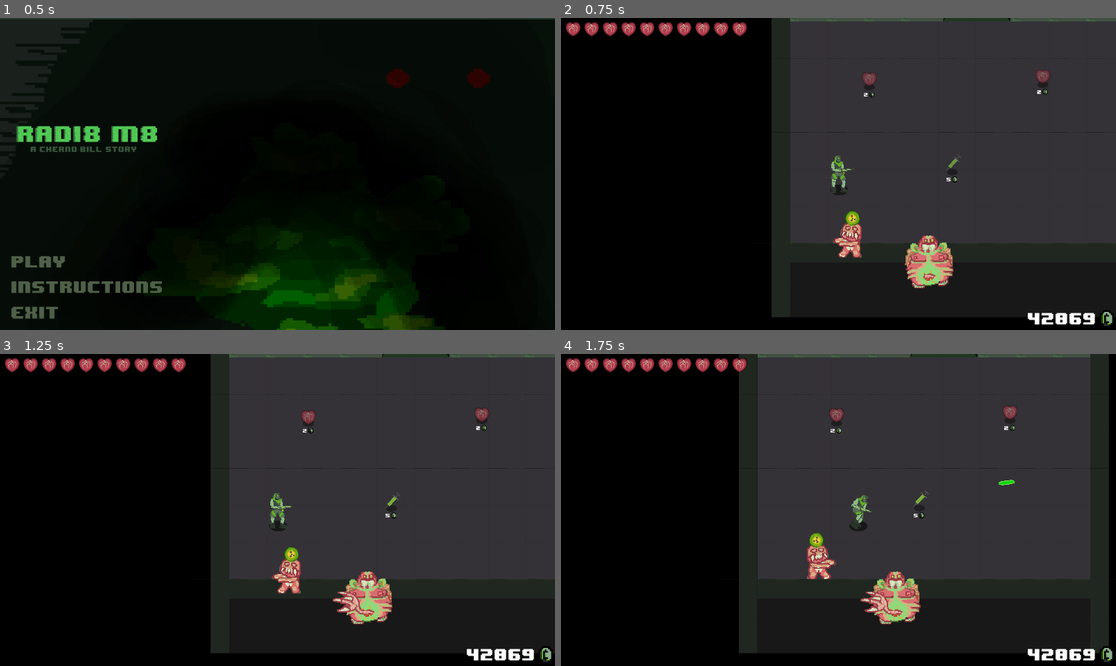
Above: before the commit, frames 1-4 (two rows, left to right).
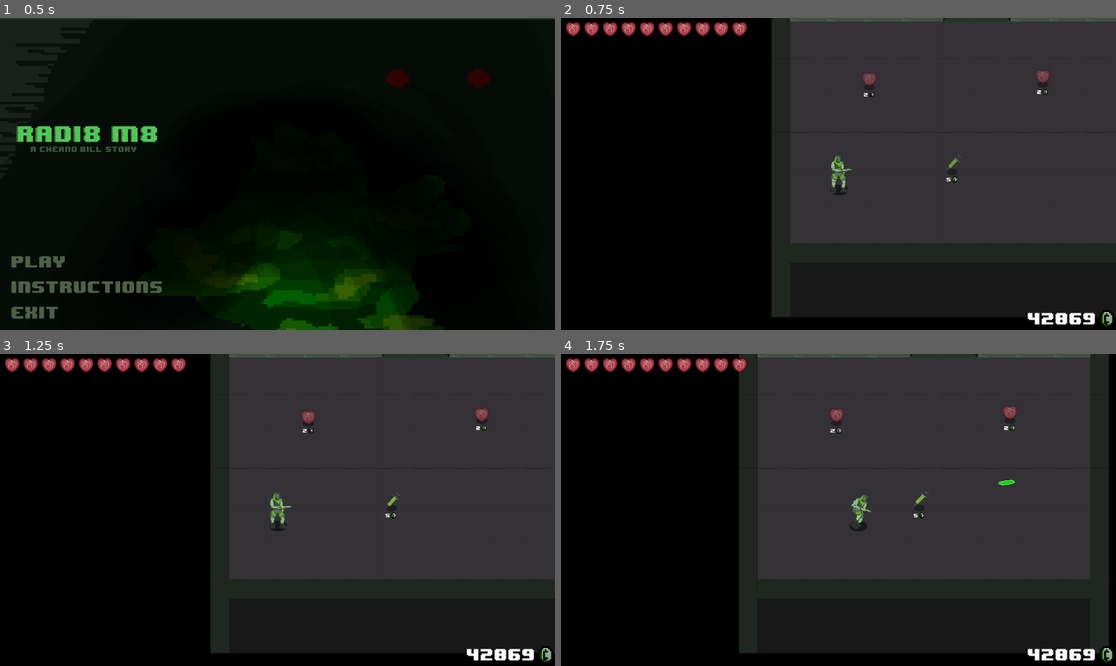
Above: after the commit, the same moments.

Repository: DevFTB/radi8-m8
Game: Godot game, scene res://Scenes/MainMenu.tscn
The game is run twice, just before and just after one commit, with the same random seed, the same clock (stepped at 60 frames per second) and the same inputs.
Inputs (mouse positions are in pixels of both pictures, inside the frame that each line leads up to):
- Up to frame 1 (0.5 s): no input
- Up to frame 2 (0.75 s): click (649, 261) at 0.5 s
- Up to frame 3 (1.25 s): no input
- Up to frame 4 (1.75 s): move the mouse to (960, 494) at 1.27 s; press the mouse at (960, 494) at 1.28 s; hold Right (ui_right) from 1.28 s (still down)

Frame 1 is identical in both runs. In frame 2, 1.6% of the frame differs, in the area x 48-71%, y 61-87%; in frame 3, 1.7%; in frame 4, 1.7%.

Commit message:
Fixed enemy interactions, added enemy flocking and dyanmic engagement radius

Diff:
--- a/game/Assets/enemy/FatMan.tscn
+++ b/game/Assets/enemy/FatMan.tscn
@@ -16,7 +16,9 @@
 
 [sub_resource type="CapsuleShape2D" id=2]
 
-[node name="FatMan" type="KinematicBody2D"]
+[node name="FatMan" type="KinematicBody2D" groups=[
+"Enemy",
+]]
 z_index = 127
 collision_layer = 32
 script = ExtResource( 6 )
--- a/game/Assets/enemy/LightEnemy.tscn
+++ b/game/Assets/enemy/LightEnemy.tscn
@@ -19,7 +19,9 @@
 radius = 35.7179
 height = 52.6489
 
-[node name="LightEnemy" type="KinematicBody2D"]
+[node name="LightEnemy" type="KinematicBody2D" groups=[
+"Enemy",
+]]
 position = Vector2( 498.187, 350.604 )
 z_index = 127
 collision_layer = 32
@@ -36,21 +38,21 @@
 
 [node name="Mutations" type="Node2D" parent="."]
 
-[node name="Detonation Mutation" parent="Mutations" instance=ExtResource( 5 )]
-position = Vector2( 6.00677, -71.0803 )
+[node name="ClawMutation" parent="Mutations" instance=ExtResource( 2 )]
+position = Vector2( -79.514, -28.2592 )
+scale = Vector2( 2, 2 )
 
 [node name="Gatling Mutation" parent="Mutations" instance=ExtResource( 1 )]
 position = Vector2( 13.6579, -53.2852 )
 scale = Vector2( 2, 2 )
 z_index = -1
 
-[node name="ClawMutation" parent="Mutations" instance=ExtResource( 2 )]
-position = Vector2( -79.514, -28.2592 )
-scale = Vector2( 2, 2 )
-
 [node name="RocketMutation" parent="Mutations" instance=ExtResource( 3 )]
 position = Vector2( -1.08453, 14.4461 )
 scale = Vector2( 3, 3 )
+
+[node name="Detonation Mutation" parent="Mutations" instance=ExtResource( 5 )]
+position = Vector2( 6.00677, -71.0803 )
 
 [node name="CollisionShape2D" type="CollisionShape2D" parent="."]
 position = Vector2( -3.25598, 36.7954 )
--- a/game/Assets/enemy/Sktiterbug.tscn
+++ b/game/Assets/enemy/Sktiterbug.tscn
@@ -17,7 +17,9 @@
 [sub_resource type="CapsuleShape2D" id=2]
 radius = 65.0602
 
-[node name="Skitterbug" type="KinematicBody2D"]
+[node name="Skitterbug" type="KinematicBody2D" groups=[
+"Enemy",
+]]
 z_index = 127
 collision_layer = 32
 script = ExtResource( 6 )
--- a/game/Assets/enemy/mutations/claw/ClawMutation.tscn
+++ b/game/Assets/enemy/mutations/claw/ClawMutation.tscn
@@ -4,38 +4,6 @@
 [ext_resource path="res://scripts/Enemy/ClawMutation.gd" type="Script" id=2]
 [ext_resource path="res://Assets/enemy/mutations/claw/claw swipe anim.png" type="Texture" id=3]
 [ext_resource path="res://Scripts/Hitbox.gd" type="Script" id=4]
-
-[sub_resource type="AtlasTexture" id=8]
-atlas = ExtResource( 3 )
-region = Rect2( 0, 0, 96, 41 )
-
-[sub_resource type="AtlasTexture" id=9]
-atlas = ExtResource( 3 )
-region = Rect2( 96, 0, 96, 41 )
-
-[sub_resource type="AtlasTexture" id=10]
-atlas = ExtResource( 3 )
-region = Rect2( 192, 0, 96, 41 )
-
-[sub_resource type="AtlasTexture" id=11]
-atlas = ExtResource( 3 )
-region = Rect2( 288, 0, 96, 41 )
-
-[sub_resource type="AtlasTexture" id=12]
-atlas = ExtResource( 3 )
-region = Rect2( 384, 0, 96, 41 )
-
-[sub_resource type="AtlasTexture" id=13]
-atlas = ExtResource( 3 )
-region = Rect2( 480, 0, 96, 41 )
-
-[sub_resource type="AtlasTexture" id=14]
-atlas = ExtResource( 3 )
-region = Rect2( 576, 0, 96, 41 )
-
-[sub_resource type="AtlasTexture" id=15]
-atlas = ExtResource( 3 )
-region = Rect2( 672, 0, 96, 41 )
 
 [sub_resource type="AtlasTexture" id=1]
 atlas = ExtResource( 1 )
@@ -61,16 +29,48 @@
 atlas = ExtResource( 1 )
 region = Rect2( 0, 0, 96, 41 )
 
-[sub_resource type="SpriteFrames" id=7]
+[sub_resource type="AtlasTexture" id=7]
+atlas = ExtResource( 3 )
+region = Rect2( 0, 0, 96, 41 )
+
+[sub_resource type="AtlasTexture" id=8]
+atlas = ExtResource( 3 )
+region = Rect2( 96, 0, 96, 41 )
+
+[sub_resource type="AtlasTexture" id=9]
+atlas = ExtResource( 3 )
+region = Rect2( 192, 0, 96, 41 )
+
+[sub_resource type="AtlasTexture" id=10]
+atlas = ExtResource( 3 )
+region = Rect2( 288, 0, 96, 41 )
+
+[sub_resource type="AtlasTexture" id=11]
+atlas = ExtResource( 3 )
+region = Rect2( 384, 0, 96, 41 )
+
+[sub_resource type="AtlasTexture" id=12]
+atlas = ExtResource( 3 )
+region = Rect2( 480, 0, 96, 41 )
+
+[sub_resource type="AtlasTexture" id=13]
+atlas = ExtResource( 3 )
+region = Rect2( 576, 0, 96, 41 )
+
+[sub_resource type="AtlasTexture" id=14]
+atlas = ExtResource( 3 )
+region = Rect2( 672, 0, 96, 41 )
+
+[sub_resource type="SpriteFrames" id=15]
 animations = [ {
-"frames": [ SubResource( 8 ), SubResource( 9 ), SubResource( 10 ), SubResource( 11 ), SubResource( 12 ), SubResource( 13 ), SubResource( 14 ), SubResource( 15 ) ],
-"loop": false,
-"name": "attack",
-"speed": 10.0
-}, {
 "frames": [ SubResource( 1 ), SubResource( 2 ), SubResource( 3 ), SubResource( 4 ), SubResource( 5 ), SubResource( 6 ) ],
 "loop": false,
 "name": "equip",
+"speed": 10.0
+}, {
+"frames": [ SubResource( 7 ), SubResource( 8 ), SubResource( 9 ), SubResource( 10 ), SubResource( 11 ), SubResource( 12 ), SubResource( 13 ), SubResource( 14 ) ],
+"loop": false,
+"name": "attack",
 "speed": 10.0
 } ]
 
@@ -83,13 +83,13 @@
 script = ExtResource( 2 )
 
 [node name="AnimatedSprite" type="AnimatedSprite" parent="."]
-frames = SubResource( 7 )
+frames = SubResource( 15 )
 animation = "attack"
 frame = 7
 playing = true
 
 [node name="Hitbox" type="Area2D" parent="."]
-collision_layer = 4
+collision_layer = 2
 collision_mask = 16
 script = ExtResource( 4 )
 damage = 2.0
--- a/game/Assets/enemy/mutations/detonation/DetonationMutation.gd
+++ b/game/Assets/enemy/mutations/detonation/DetonationMutation.gd
@@ -15,13 +15,15 @@
 	LEFT,
 	RIGHT
 }
+
+func equip():
+	$AnimatedSprite.play("equip")
+	$Area2D/CollisionShape2D.shape.radius = detonationRange
+
+
 # Called when the node enters the scene tree for the first time.
 func _ready():
-	print("equip nukes")
-	$AnimatedSprite.play("equip")
-
-	$Area2D/CollisionShape2D.shape.radius = detonationRange
-	pass # Replace with function body.
+	pass
 
 func _process(delta):
 	if(detonating):
--- a/game/Assets/enemy/mutations/detonation/detonation mutation.tscn
+++ b/game/Assets/enemy/mutations/detonation/detonation mutation.tscn
@@ -12,54 +12,54 @@
 [sub_resource type="AtlasTexture" id=2]
 flags = 4
 atlas = ExtResource( 2 )
-region = Rect2( 0, 0, 64, 64 )
+region = Rect2( 64, 0, 64, 64 )
 
 [sub_resource type="AtlasTexture" id=3]
 flags = 4
 atlas = ExtResource( 2 )
-region = Rect2( 64, 0, 64, 64 )
+region = Rect2( 128, 0, 64, 64 )
 
 [sub_resource type="AtlasTexture" id=4]
 flags = 4
 atlas = ExtResource( 2 )
-region = Rect2( 128, 0, 64, 64 )
+region = Rect2( 192, 0, 64, 64 )
 
 [sub_resource type="AtlasTexture" id=5]
 flags = 4
 atlas = ExtResource( 2 )
-region = Rect2( 192, 0, 64, 64 )
+region = Rect2( 256, 0, 64, 64 )
 
 [sub_resource type="AtlasTexture" id=6]
 flags = 4
 atlas = ExtResource( 2 )
-region = Rect2( 256, 0, 64, 64 )
+region = Rect2( 320, 0, 64, 64 )
 
 [sub_resource type="AtlasTexture" id=7]
 flags = 4
 atlas = ExtResource( 2 )
-region = Rect2( 320, 0, 64, 64 )
+region = Rect2( 384, 0, 64, 64 )
 
 [sub_resource type="AtlasTexture" id=8]
 flags = 4
 atlas = ExtResource( 2 )
-region = Rect2( 384, 0, 64, 64 )
+region = Rect2( 448, 0, 64, 64 )
 
 [sub_resource type="AtlasTexture" id=9]
 flags = 4
 atlas = ExtResource( 2 )
-region = Rect2( 448, 0, 64, 64 )
+region = Rect2( 0, 0, 64, 64 )
 
 [sub_resource type="SpriteFrames" id=10]
 animations = [ {
-"frames": [ SubResource( 1 ) ],
+"frames": [ SubResource( 1 ), SubResource( 2 ), SubResource( 3 ), SubResource( 4 ), SubResource( 5 ), SubResource( 6 ), SubResource( 7 ), SubResource( 8 ) ],
+"loop": true,
+"name": "detonate",
+"speed": 7.0
+}, {
+"frames": [ SubResource( 9 ) ],
 "loop": false,
 "name": "equip",
 "speed": 5.0
-}, {
-"frames": [ SubResource( 2 ), SubResource( 3 ), SubResource( 4 ), SubResource( 5 ), SubResource( 6 ), SubResource( 7 ), SubResource( 8 ), SubResource( 9 ) ],
-"loop": true,
-"name": "detonate",
-"speed": 7.0
 } ]
 
 [sub_resource type="CircleShape2D" id=11]
--- a/game/Assets/enemy/mutations/gatling/Gatling Mutation.tscn
+++ b/game/Assets/enemy/mutations/gatling/Gatling Mutation.tscn
@@ -4,31 +4,6 @@
 [ext_resource path="res://Scripts/Enemy/GatlingMutation.gd" type="Script" id=2]
 [ext_resource path="res://Assets/enemy/mutations/gatling/gatling anim.png" type="Texture" id=3]
 [ext_resource path="res://Scenes/EnemyBullet.tscn" type="PackedScene" id=4]
-
-[sub_resource type="AtlasTexture" id=8]
-flags = 4
-atlas = ExtResource( 1 )
-region = Rect2( 0, 0, 96, 64 )
-
-[sub_resource type="AtlasTexture" id=9]
-flags = 4
-atlas = ExtResource( 1 )
-region = Rect2( 96, 0, 96, 64 )
-
-[sub_resource type="AtlasTexture" id=10]
-flags = 4
-atlas = ExtResource( 1 )
-region = Rect2( 192, 0, 96, 64 )
-
-[sub_resource type="AtlasTexture" id=11]
-flags = 4
-atlas = ExtResource( 1 )
-region = Rect2( 288, 0, 96, 64 )
-
-[sub_resource type="AtlasTexture" id=12]
-flags = 4
-atlas = ExtResource( 1 )
-region = Rect2( 384, 0, 96, 64 )
 
 [sub_resource type="AtlasTexture" id=1]
 atlas = ExtResource( 3 )
@@ -54,17 +29,42 @@
 atlas = ExtResource( 3 )
 region = Rect2( 475, 0, 95, 48 )
 
-[sub_resource type="SpriteFrames" id=7]
+[sub_resource type="AtlasTexture" id=7]
+flags = 4
+atlas = ExtResource( 1 )
+region = Rect2( 0, 0, 96, 64 )
+
+[sub_resource type="AtlasTexture" id=8]
+flags = 4
+atlas = ExtResource( 1 )
+region = Rect2( 96, 0, 96, 64 )
+
+[sub_resource type="AtlasTexture" id=9]
+flags = 4
+atlas = ExtResource( 1 )
+region = Rect2( 192, 0, 96, 64 )
+
+[sub_resource type="AtlasTexture" id=10]
+flags = 4
+atlas = ExtResource( 1 )
+region = Rect2( 288, 0, 96, 64 )
+
+[sub_resource type="AtlasTexture" id=11]
+flags = 4
+atlas = ExtResource( 1 )
+region = Rect2( 384, 0, 96, 64 )
+
+[sub_resource type="SpriteFrames" id=12]
 animations = [ {
-"frames": [ SubResource( 8 ), SubResource( 9 ), SubResource( 10 ), SubResource( 11 ), SubResource( 12 ) ],
-"loop": false,
-"name": "attack",
-"speed": 20.0
-}, {
 "frames": [ SubResource( 1 ), SubResource( 2 ), SubResource( 3 ), SubResource( 4 ), SubResource( 5 ), SubResource( 6 ) ],
 "loop": false,
 "name": "equip",
 "speed": 10.0
+}, {
+"frames": [ SubResource( 7 ), SubResource( 8 ), SubResource( 9 ), SubResource( 10 ), SubResource( 11 ) ],
+"loop": false,
+"name": "attack",
+"speed": 20.0
 } ]
 
 [node name="Gatling Mutation" type="Node2D"]
@@ -72,7 +72,7 @@
 bullet = ExtResource( 4 )
 
 [node name="AnimatedSprite" type="AnimatedSprite" parent="."]
-frames = SubResource( 7 )
+frames = SubResource( 12 )
 animation = "attack"
 
 [node name="Fire Point" type="Position2D" parent="."]
--- a/game/Assets/enemy/mutations/rocket/RocketMutation.gd
+++ b/game/Assets/enemy/mutations/rocket/RocketMutation.gd
@@ -1,7 +1,7 @@
 extends Node2D
 
 
-export (float) var boostMultiplier = 5
+export (float) var boostMultiplier = 1.5
 export (float) var duration = 10;
 
 var timer: float = 0.0;
@@ -9,11 +9,10 @@
 
 var enemy = null
 
-# Called when the node enters the scene tree for the first time.
-func _ready():
+func equip():
 	$AnimatedSprite.play("equip")
 
-	pass # Replace with function body.
+
 
 func _process(delta):
 	timer += delta;
--- a/game/Assets/enemy/mutations/rocket/RocketMutation.tscn
+++ b/game/Assets/enemy/mutations/rocket/RocketMutation.tscn
@@ -7,12 +7,12 @@
 animations = [ {
 "frames": [ ExtResource( 1 ) ],
 "loop": false,
-"name": "attack",
+"name": "equip",
 "speed": 10.0
 }, {
 "frames": [ ExtResource( 1 ) ],
 "loop": false,
-"name": "equip",
+"name": "attack",
 "speed": 10.0
 } ]
 
--- a/game/NavTest.tscn
+++ b/game/NavTest.tscn
@@ -1,13 +1,11 @@
-[gd_scene load_steps=11 format=2]
+[gd_scene load_steps=9 format=2]
 
 [ext_resource path="res://Assets/Rooms/newroom.tscn" type="PackedScene" id=1]
 [ext_resource path="res://Assets/Rooms/newroom2.tscn" type="PackedScene" id=2]
-[ext_resource path="res://Assets/enemy/LightEnemy.tscn" type="PackedScene" id=3]
 [ext_resource path="res://Scenes/Player.tscn" type="PackedScene" id=4]
 [ext_resource path="res://Scripts/Controller/god.gd" type="Script" id=5]
 [ext_resource path="res://Scripts/Layout/room_controller.gd" type="Script" id=6]
 [ext_resource path="res://Assets/Rooms/shop2.tscn" type="PackedScene" id=7]
-[ext_resource path="res://Assets/enemy/FatMan.tscn" type="PackedScene" id=8]
 [ext_resource path="res://Scenes/UI.tscn" type="PackedScene" id=9]
 
 [sub_resource type="AnimationNodeStateMachinePlayback" id=1]
@@ -30,21 +28,14 @@
 [node name="AnimationTree" parent="Player" index="6"]
 parameters/playback = SubResource( 1 )
 
-[node name="LightEnemy" parent="." instance=ExtResource( 3 )]
-position = Vector2( 209.537, 625.436 )
-playerPath = NodePath("../Player")
-
 [node name="RoomController" type="Node" parent="."]
 script = ExtResource( 6 )
 room_possibilities = [ ExtResource( 1 ), ExtResource( 2 ) ]
 shop = ExtResource( 7 )
+shop_chance = 0.4
 
 [node name="CanvasLayer" parent="." instance=ExtResource( 9 )]
 player_path = NodePath("../Player")
-
-[node name="FatMan" parent="." instance=ExtResource( 8 )]
-position = Vector2( 491.599, 703.127 )
-playerPath = NodePath("../Player")
 
 [connection signal="door_collision" from="Player" to="." method="_on_Player_door_collision"]
 
--- a/game/Scripts/Enemy/ClawMutation.gd
+++ b/game/Scripts/Enemy/ClawMutation.gd
@@ -7,9 +7,13 @@
 var timer: float = 0.0;
 var swipeCount: int = 0;
 var attacking: bool = false;
+
+func equip():
+	$AnimatedSprite.play("equip")
+
+
 # Called when the node enters the scene tree for the first time.
 func _ready():
-	$AnimatedSprite.play("equip")
 	$Hitbox/CollisionShape2D.disabled = true
 
 	pass # Replace with function body.
--- a/game/Scripts/Enemy/Enemy.gd
+++ b/game/Scripts/Enemy/Enemy.gd
@@ -7,7 +7,8 @@
 export(float) var attackPeriod = 3
 export(float) var mutationPeriod = 10
 export(int) var max_health = 5
-export(int) var engagementRadius = 100
+export(int) var engagementRadius = 170
+export(float) var dispersion_factor = 2000
 
 export (PackedScene) var deathSplosion
 export (NodePath) var playerPath
@@ -34,10 +35,13 @@
 	RIGHT
 }
 
+var enemies
+
 var horizontal_dir = LEFT
 # Called when the node enters the scene tree for the first time.
 
 func _ready():
+	enemies = get_tree().get_nodes_in_group("Enemy")
 	print(get_children())
 	mutations = $Mutations.get_children()
 
@@ -46,6 +50,12 @@
 	if(activeMutations[0].has_method("set_player")):
 			print("set player")
 			activeMutations[0].set_player(player)
+
+	if(activeMutations[0].has_method("set_owner")):
+		print("set owner")
+		activeMutations[0].set_owner(self)
+
+	activeMutations[0].equip()
 
 	inactiveMutations.append_array(mutations.slice(1, mutations.size()))
 
@@ -100,6 +110,8 @@
 			print("set owner")
 			newMutation.set_owner(self)
 
+		newMutation.equip()
+
 		activeMutations.append(newMutation)
 		inactiveMutations.remove(index)
 
@@ -118,7 +130,9 @@
 	speed *= multiplier;
 
 func move():
-	if(!((global_position + velocity) - player.get_global_position()).length() < engagementRadius):
+	var distance_to_player = get_global_position().distance_to(player.get_global_position())
+	velocity += get_dispersion_velocity()
+	if(distance_to_player > engagementRadius):
 		velocity = move_and_slide(velocity)
 
 func take_damage(value):
@@ -160,3 +174,12 @@
 func play_sound(audio):
 	$Sound.set_stream(audio)
 	$Sound.play()
+
+func get_dispersion_velocity():
+	var result = Vector2()
+	for enemy in enemies:
+		if enemy != self:
+			var vector = get_global_position() - enemy.get_global_position()
+			result += vector.normalized() * dispersion_factor * 1/vector.length()
+
+	return result
--- a/game/Scripts/Enemy/GatlingMutation.gd
+++ b/game/Scripts/Enemy/GatlingMutation.gd
@@ -10,14 +10,18 @@
 var timer: float = 0.0;
 var burstCount: int = 0;
 var attacking: bool = false;
+var enemy
 
 enum {
 	LEFT,
 	RIGHT
 }
+
+func equip():
+	$AnimatedSprite.play("equip")
+	enemy.engagementRadius = 460
 # Called when the node enters the scene tree for the first time.
 func _ready():
-	$AnimatedSprite.play("equip")
 	pass # Replace with function body.
 
 func _process(delta):
@@ -44,10 +48,13 @@
 			b.position = $"Fire Point".global_position
 			b.fire_direction = (player.global_position - global_position).normalized()
 
-			owner.get_parent().add_child(b)
+			enemy.get_parent().add_child(b)
 
 			b.look_at(player.global_position)
 
 	else:
 		attacking = false;
 		burstCount = 0
+
+func set_owner(owner):
+	enemy = owner
--- a/game/Scripts/Player.gd
+++ b/game/Scripts/Player.gd
@@ -148,6 +148,8 @@
 			dash_process(delta)
 
 func idle_process(delta):
+	if ($PlayerSound.playing):
+		$PlayerSound.stop()
 	pass
 
 func attack_process(delta):
